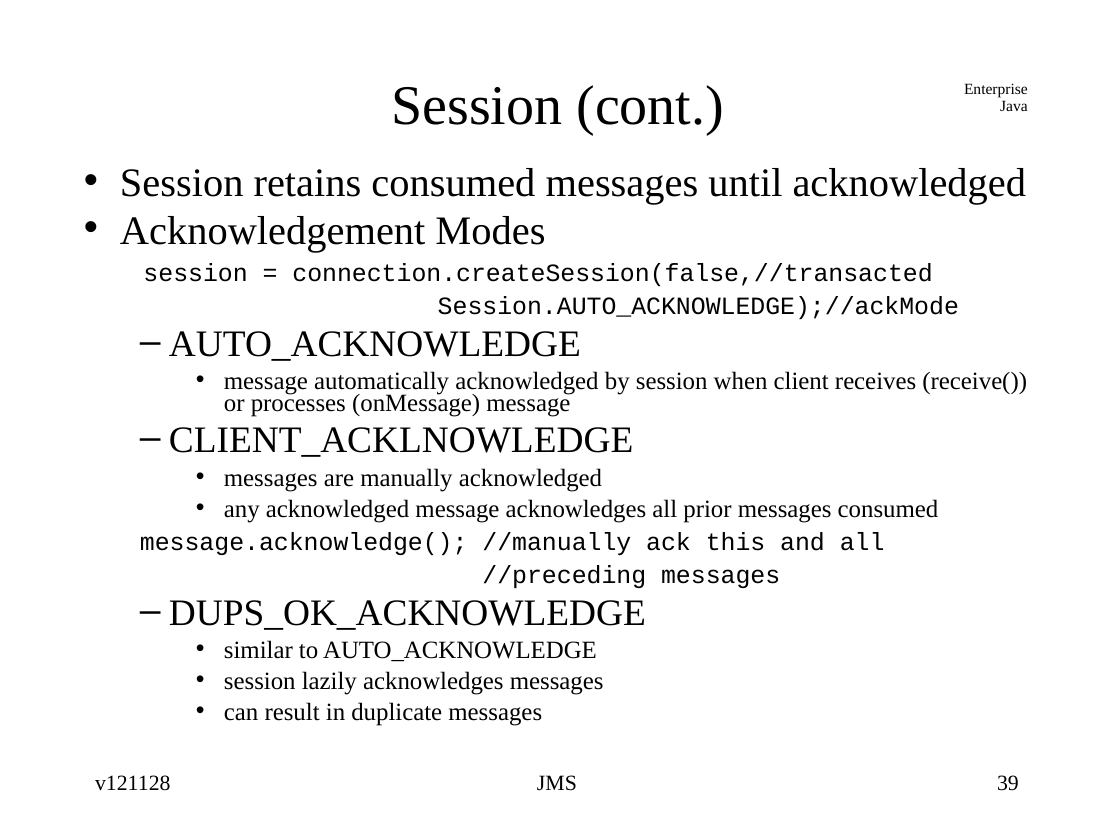
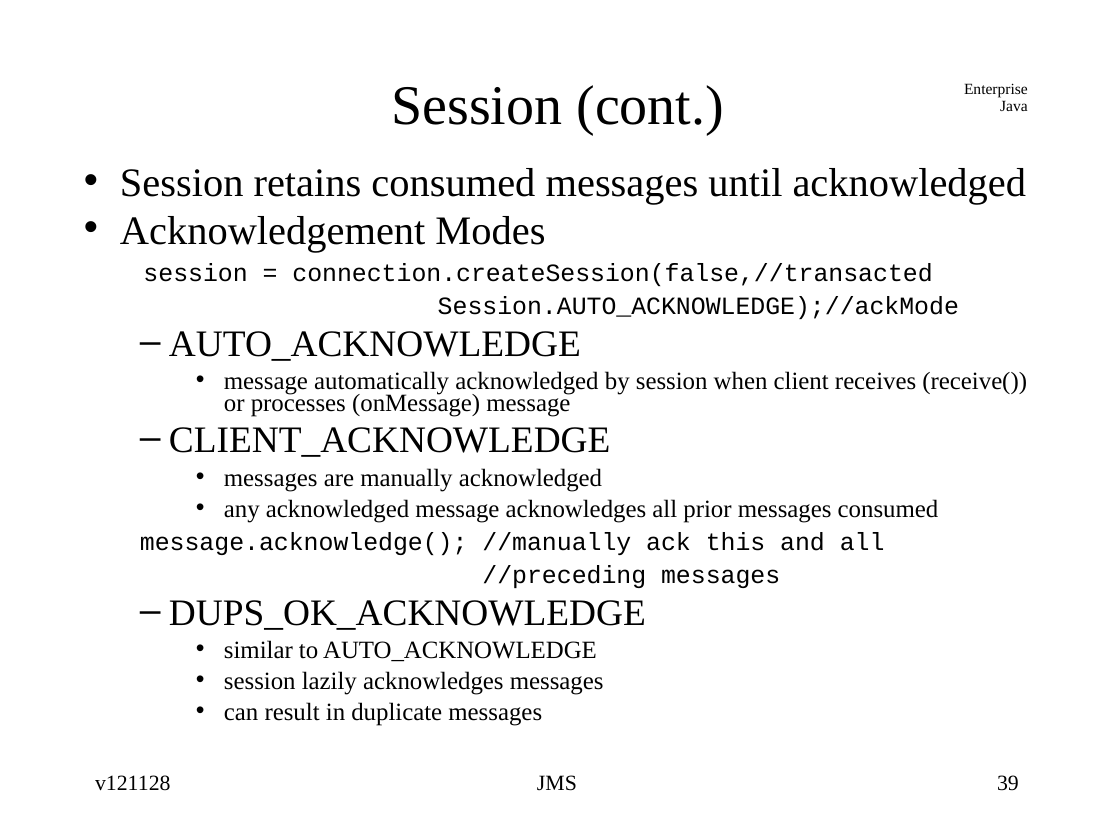
Before and after one commit to jcstaff/ejava-javaee, a slide deck: slide 39 of jmsCore/src/site/resources/lectures/jmsCore.ppt. Drawn at 1120x840 pixels with LibreOffice and Linux fonts; fonts in the diff are those of the drawing. Boxes give left, top, right and bottom in pixels: in the first picture for what was removed or moved away, otherwise in the second. Text is boxed around its words. In the diff, an @@ line names an element or a change of style, - is before the commit and + after.

```diff
--- a/jmsCore/src/site/resources/lectures/jmsCore.ppt
+++ b/jmsCore/src/site/resources/lectures/jmsCore.ppt
@@ text at box(169, 427, 611, 457): text changed @@
-  – CLIENT_ACKLNOWLEDGE
+  – CLIENT_ACKNOWLEDGE
```
Also in this commit, not shown: 1 other file.
